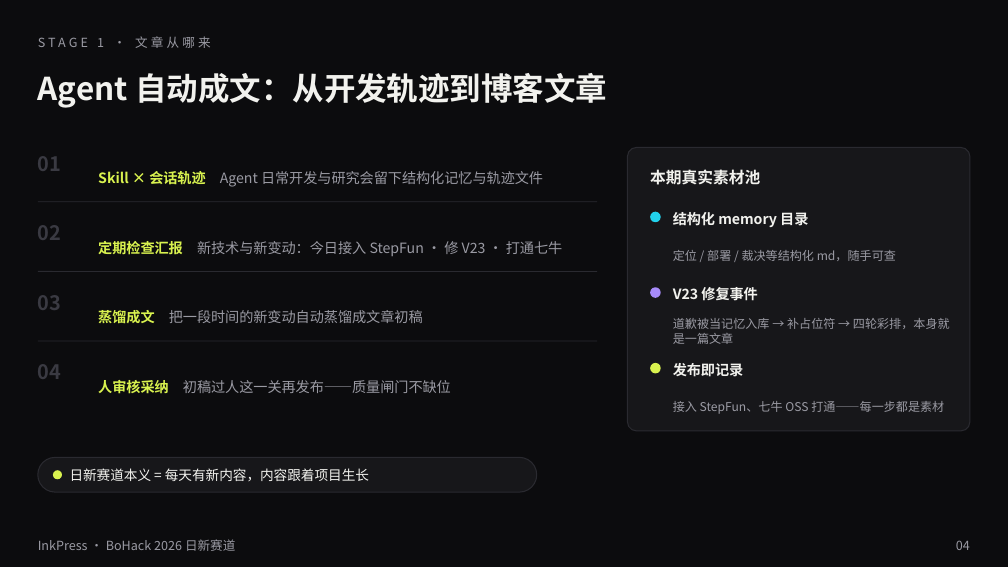
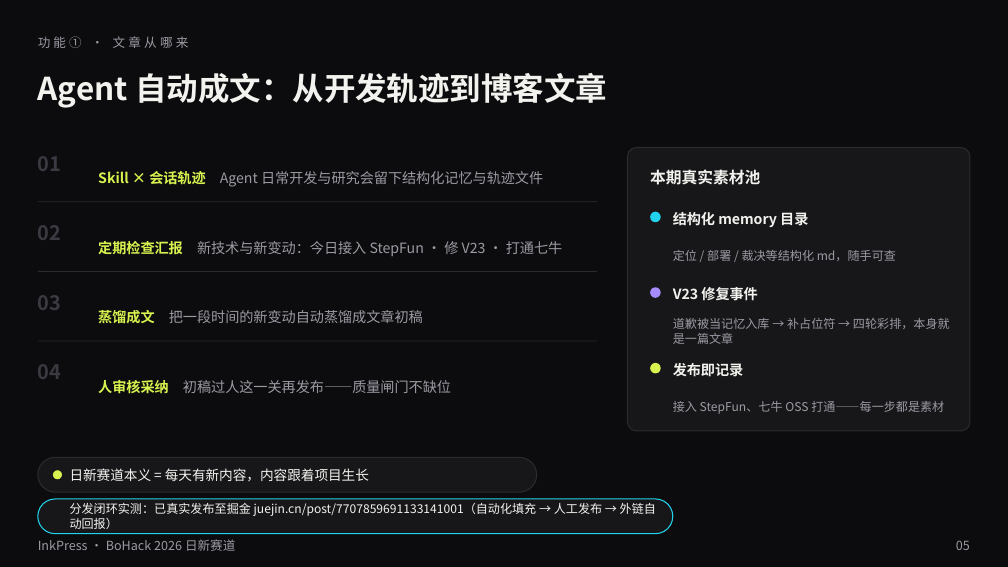
Before and after one commit to lggyx/inkpress2agent, a slide deck: slide 5 of docs/InkPress-BoHack2026-路演.pptx (slide 4 before the commit). Drawn at 1008x567 pixels with LibreOffice and Linux fonts; fonts in the diff are those of the drawing. Boxes give left, top, right and bottom in pixels: in the first picture for what was removed or moved away, otherwise in the second. Text is boxed around its words. In the diff, an @@ line names an element or a change of style, - is before the commit and + after.

```diff
--- a/docs/InkPress-BoHack2026-路演.pptx
+++ b/docs/InkPress-BoHack2026-路演.pptx
@@ text at bbox=[38, 36, 189, 48]: text changed @@
-STAGE 1 · 文章从哪来
+功能① · 文章从哪来
@@ rounded rectangle added at bbox=[38, 499, 673, 534], fill #17171A, outline #22D3EE 1 pt @@
@@ text added at bbox=[70, 503, 656, 529], 11.5 pt, text #F2F2EE @@
+分发闭环实测：已真实发布至掘金 juejin.cn/post/7707859691133141001（自动化填充 → 人工发布 → 外链自动回报）
@@ text at bbox=[956, 540, 970, 550]: text changed @@
-04
+05
```
Also in this commit, not shown: 9 other slides changed, 2 slides added, 2 slides removed, 2 other files.
